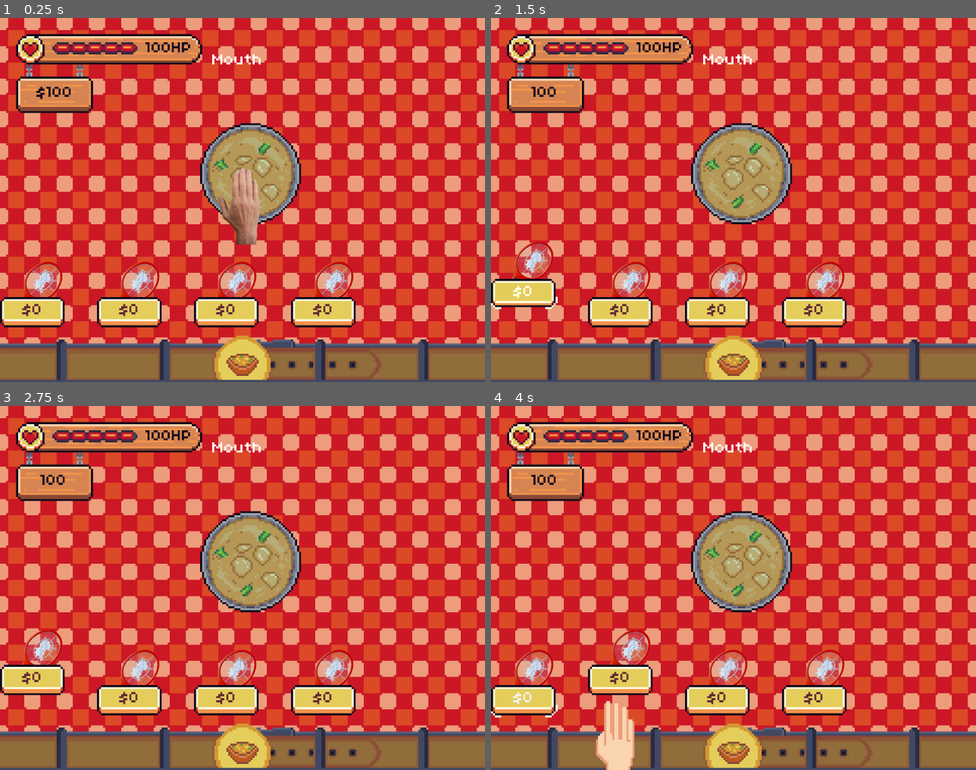
Above: before the commit, frames 1-4 (two rows, left to right).
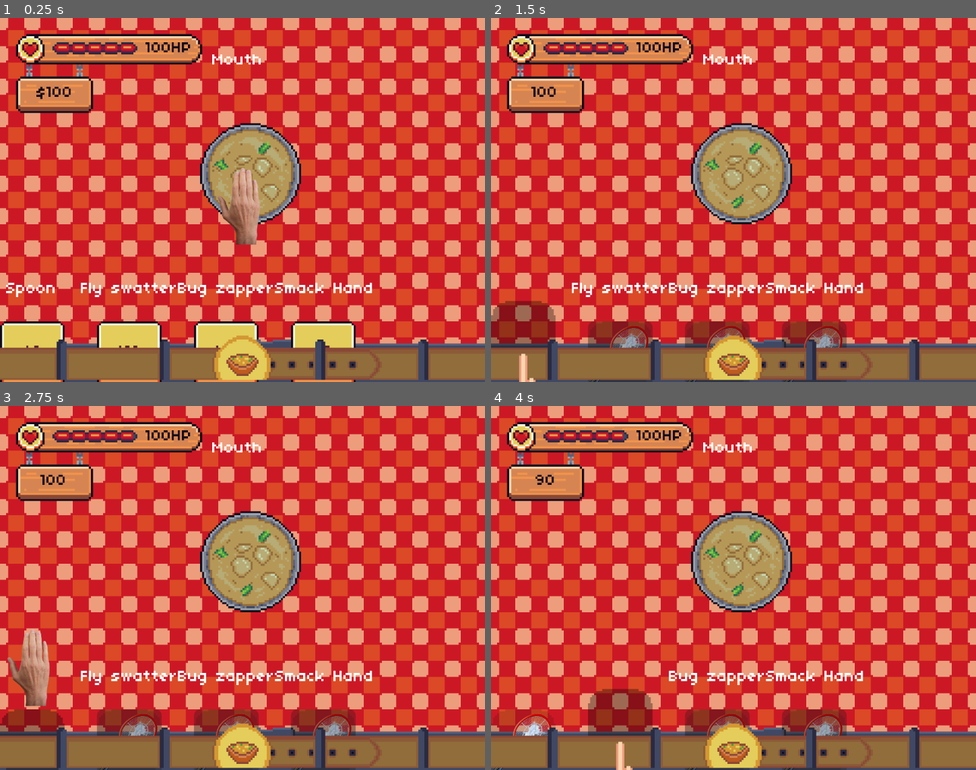
Above: after the commit, the same moments.

Repository: mattismoel/rage-room
Game: Godot game, scene res://scenes/game.tscn
Two runs of this game, one before a commit and one after it. Both use one fixed random seed, a clock stepped at 60 frames per second and the inputs below. The engine's default icon, where the game draws it, is replaced by a stand-in: a white triangle on a blue panel in a dark square.
Inputs (mouse positions are in pixels of both pictures, inside the frame that each line leads up to; where the layout moved, square brackets give the same spot in the first picture):
- Up to frame 1 (0.25 s): no input
- Up to frame 2 (1.5 s): click (524, 294) at 0.52 s; click "$0" at 1.25 s
- Up to frame 3 (2.75 s): click (33, 660) at 2.02 s
- Up to frame 4 (4 s): click (524, 740) [524, 679] at 2.75 s; click (621, 740) at 3.5 s, where only the run after the commit has a clickable "$10"

The runs differ from the first frame. In frame 1, 10% of the frame differs, in the area x 0-77%, y 67-100%; in frame 2, 11%; in frame 3, 10%; in frame 4, 11%, in the area x 0-77%, y 18-100%.

Commit message:
added tooltip to inventory + ability to unequip equipment

Diff:
--- a/scenes/game.gd
+++ b/scenes/game.gd
@@ -23,11 +23,15 @@
 	var bought := _currency_component.attempt_purchase(entry.cost)
 	if !bought: return
 	_inventory_component.unlock_entry(entry)
+	_game_ui.inventory.unlock_slot(entry)
 
 func _on_entry_selected(entry: EquipmentEntry) -> void:
-	_inventory_component.equip(entry)
-	_hand.set_equipment(entry)
-	_game_ui.cursor.hide()
+	if _inventory_component.current_equipment() != null:
+		_inventory_component.unequip()
+		_game_ui.inventory.populate_slot(entry)
+	else:
+		_inventory_component.equip(entry)
+		_game_ui.inventory.vacate_slot(entry)
 
 func _on_health_changed(new_health: float) -> void:
 	_game_ui.update_health(new_health)
--- a/scenes/game.tscn
+++ b/scenes/game.tscn
@@ -163,7 +163,6 @@
 
 [node name="HealthComponent" type="Node" parent="PlayerLayer/Player"]
 script = ExtResource("12_trtic")
-metadata/_custom_type_script = "uid://dmds87a1jnvh0"
 
 [node name="Hand" parent="PlayerLayer/Player" instance=ExtResource("2_kvpfn")]
 
--- a/scenes/inventory.tscn
+++ b/scenes/inventory.tscn
@@ -56,8 +56,8 @@
 anchor_top = 1.0
 anchor_right = 1.0
 anchor_bottom = 1.0
-offset_top = -60.0
-offset_bottom = 4.0
+offset_top = -30.0
+offset_bottom = -4.0
 grow_horizontal = 2
 grow_vertical = 0
 theme_override_constants/separation = 16
--- a/scenes/inventory/inventory.gd
+++ b/scenes/inventory/inventory.gd
@@ -14,7 +14,6 @@
 func set_equipment_entries(entries: Array[EquipmentEntry]) -> void:
 	for entry in entries:
 		var slot: InventorySlot = _inventory_slot_scene.instantiate()
-		_slot_container.add_child(slot)
 
 		slot.set_entry(entry)
 
@@ -23,11 +22,25 @@
 		slot.mouse_exited.connect(func(): entry_exited.emit(entry))
 		slot.selected.connect(func(): entry_selected.emit(entry))
 
-func select_entry(new_entry: EquipmentEntry) -> void:
-	if !new_entry.is_unlocked: return
+		_slot_container.add_child(slot)
+		_slots.append(slot)
 
+func unlock_slot(entry: EquipmentEntry) -> void:
 	for slot in _slots:
-		if slot.entry != new_entry: continue
-		slot.set_entry(new_entry)
+		if slot.entry != entry: continue
+		slot.unlock()
+	vacate_slot(entry)
 
-	entry_selected.emit(new_entry)
+func vacate_slot(entry: EquipmentEntry) -> void:
+	for slot in _slots:
+		slot.disable()
+		if slot.entry != entry: continue
+		slot.enable()
+		#slot.animation_disabled = true
+		slot.clear()
+
+func populate_slot(entry: EquipmentEntry) -> void:
+	for slot in _slots:
+		slot.enable()
+		if slot.entry != entry: continue
+		slot.set_entry(entry)
--- a/scenes/inventory/inventory_component.gd
+++ b/scenes/inventory/inventory_component.gd
@@ -41,20 +41,20 @@
 	if replaced_entry != null: _equipment.append(replaced_entry)
 	_current_equipment = null
 
-	unequipped_entry.emit()
+	unequipped_entry.emit(replaced_entry)
 	return replaced_entry
 
-## Unlocks the input entry and equips it.
-func unlock_entry(entry: EquipmentEntry, should_equip: bool = true) -> void:
+## Unlocks the input entry and equips it
+func unlock_entry(entry: EquipmentEntry, should_equip: bool = true):
 	entry.unlock()
 	unlocked_entry.emit(entry)
 	equip(entry)
 
-func deselect_all() -> void:
-	if _current_equipment != null:
-		unequip()
-
-	selection_cleared.emit()
+#func deselect_all() -> void:
+	#if _current_equipment != null:
+		#unequip()
+#
+	#selection_cleared.emit()
 
 func get_equipment_entries() -> Array[EquipmentEntry]:
 	return _equipment
--- a/scenes/inventory/inventory_slot.gd
+++ b/scenes/inventory/inventory_slot.gd
@@ -5,7 +5,7 @@
 signal bought
 signal selected
 
-signal changed_equipment(slot: InventorySlot)
+#signal changed_equipment(slot: InventorySlot)
 
 @export var _texture: Texture:
 	set(v):
@@ -16,16 +16,13 @@
 @export var _title_label: Label
 @export var _item_texture: TextureRect
 
-## Unable to use animation player because of this issue:
-## https://github.com/godotengine/godot/issues/104964
 @export var _animation_player: AnimationPlayer
-
 @export var _select_button: Button
 @export var _buy_button: Button
 
+var animation_disabled: bool = false
+
 var entry: EquipmentEntry
-
-var debug_float: float = 0
 
 func _ready() -> void:
 	_buy_button.pressed.connect(bought.emit)
@@ -36,33 +33,39 @@
 
 func unlock() -> void:
 	_buy_button.hide()
-	_select_button.disabled = false
 
 func set_entry(new_entry: EquipmentEntry):
-	if entry == null: return clear()
+	if new_entry == null: return clear()
 	entry = new_entry
 
+	_item_texture.show()
 	_title_label.text = entry.name
 	_buy_button.text = "$%d" % entry.cost
-	# _item_texture.hide()
 
 	if !entry.is_unlocked:
 		_select_button.disabled = true
 
 func clear():
 	_title_label.text = ""
-	entry = null
+	_item_texture.hide()
 
-func _on_pressed():
-	changed_equipment.emit(self)
+func disable():
+	_select_button.disabled = true
+	_buy_button.disabled = true
+	animation_disabled = true
+
+func enable():
+	_select_button.disabled = false
+	_buy_button.disabled = false
+	animation_disabled = false
 
 func _on_mouse_entered() -> void:
 	## Pop-up animation
+	if animation_disabled: return
 	_animation_player.play("focus")
-	#position.x = position.x
 	pass
 
 func _on_mouse_exited() -> void:
 	## Pop-down animation.
+	if animation_disabled: return
 	_animation_player.play("unfocus")
-	pass
--- a/scenes/inventory/inventory_slot.tscn
+++ b/scenes/inventory/inventory_slot.tscn
@@ -1,6 +1,7 @@
-[gd_scene load_steps=12 format=3 uid="uid://cya45llykdujp"]
+[gd_scene load_steps=13 format=3 uid="uid://cya45llykdujp"]
 
 [ext_resource type="Script" uid="uid://bxcl32ibl8vgx" path="res://scenes/inventory/inventory_slot.gd" id="1_5agom"]
+[ext_resource type="Texture2D" uid="uid://357l16nln1ge" path="res://assets/inventory_slot.png" id="2_c7w7p"]
 [ext_resource type="Texture2D" uid="uid://bx5l7h32g5k41" path="res://assets/equipment/bug_zapper.png" id="2_u6pog"]
 
 [sub_resource type="StyleBoxEmpty" id="StyleBoxEmpty_c00wg"]
@@ -27,6 +28,18 @@
 "update": 0,
 "values": [Vector2(0, 0)]
 }
+tracks/1/type = "value"
+tracks/1/imported = false
+tracks/1/enabled = true
+tracks/1/path = NodePath("../../ToolTip:modulate")
+tracks/1/interp = 1
+tracks/1/loop_wrap = true
+tracks/1/keys = {
+"times": PackedFloat32Array(0),
+"transitions": PackedFloat32Array(1),
+"update": 0,
+"values": [Color(1, 1, 1, 1)]
+}
 
 [sub_resource type="Animation" id="Animation_u6pog"]
 resource_name = "focus"
@@ -42,6 +55,18 @@
 "update": 0,
 "values": [Vector2(0, 0), Vector2(0, -10)]
 }
+tracks/1/type = "value"
+tracks/1/imported = false
+tracks/1/enabled = true
+tracks/1/path = NodePath("../../ToolTip:modulate")
+tracks/1/interp = 1
+tracks/1/loop_wrap = true
+tracks/1/keys = {
+"times": PackedFloat32Array(0, 0.133333),
+"transitions": PackedFloat32Array(1, 1),
+"update": 0,
+"values": [Color(1, 1, 1, 0), Color(1, 1, 1, 1)]
+}
 
 [sub_resource type="Animation" id="Animation_c7w7p"]
 resource_name = "unfocus"
@@ -56,6 +81,18 @@
 "transitions": PackedFloat32Array(0.098073, 0.129408),
 "update": 0,
 "values": [Vector2(0, -10), Vector2(0, 0)]
+}
+tracks/1/type = "value"
+tracks/1/imported = false
+tracks/1/enabled = true
+tracks/1/path = NodePath("../../ToolTip:modulate")
+tracks/1/interp = 1
+tracks/1/loop_wrap = true
+tracks/1/keys = {
+"times": PackedFloat32Array(0, 0.233333),
+"transitions": PackedFloat32Array(1, 1),
+"update": 0,
+"values": [Color(1, 1, 1, 1), Color(1, 1, 1, 0)]
 }
 
 [sub_resource type="AnimationLibrary" id="AnimationLibrary_0uvgv"]
@@ -73,7 +110,7 @@
 offset_right = 32.0
 offset_bottom = 32.3491
 script = ExtResource("1_5agom")
-_title_label = NodePath("MovableOnHover/TitleLabel")
+_title_label = NodePath("ToolTip/Container/TitleLabel")
 _item_texture = NodePath("MovableOnHover/SelectButton/EquipmentSprite")
 _animation_player = NodePath("AnimationPlayer")
 _select_button = NodePath("MovableOnHover/SelectButton")
@@ -81,17 +118,20 @@
 
 [node name="MovableOnHover" type="Control" parent="."]
 layout_mode = 1
-anchors_preset = 0
-offset_right = 32.0
+anchors_preset = 5
+anchor_left = 0.5
+anchor_right = 0.5
+offset_left = -16.0
+offset_right = 16.0
 offset_bottom = 32.0
+grow_horizontal = 2
 mouse_filter = 1
 
 [node name="SelectButton" type="Button" parent="MovableOnHover"]
 custom_minimum_size = Vector2(32, 32)
 layout_mode = 1
-offset_top = 0.349066
 offset_right = 32.0
-offset_bottom = 32.3491
+offset_bottom = 32.0
 size_flags_vertical = 0
 mouse_filter = 1
 mouse_default_cursor_shape = 2
@@ -100,20 +140,19 @@
 theme_override_styles/hover = SubResource("StyleBoxEmpty_u6pog")
 theme_override_styles/pressed = SubResource("StyleBoxEmpty_c7w7p")
 theme_override_styles/normal = SubResource("StyleBoxEmpty_0uvgv")
+disabled = true
+icon = ExtResource("2_c7w7p")
 
 [node name="EquipmentSprite" type="TextureRect" parent="MovableOnHover/SelectButton"]
 layout_mode = 1
 anchors_preset = 15
 anchor_right = 1.0
 anchor_bottom = 1.0
-offset_left = 1.0
-offset_top = -1.69813
-offset_right = 1.0
-offset_bottom = -1.69813
 grow_horizontal = 2
 grow_vertical = 2
 rotation = 0.0776194
 scale = Vector2(1.0364, 1.0364)
+mouse_filter = 2
 texture = ExtResource("2_u6pog")
 expand_mode = 2
 stretch_mode = 5
@@ -123,20 +162,32 @@
 anchors_preset = 15
 anchor_right = 1.0
 anchor_bottom = 1.0
-offset_top = 18.0
-offset_bottom = 1.0
 grow_horizontal = 2
 grow_vertical = 2
 mouse_filter = 1
 mouse_default_cursor_shape = 2
 text = "$0"
 
-[node name="TitleLabel" type="Label" parent="MovableOnHover"]
-visible = false
+[node name="ToolTip" type="Control" parent="."]
 layout_mode = 1
-offset_top = 34.3491
-offset_right = 32.0
-offset_bottom = 42.3491
+anchors_preset = 10
+anchor_right = 1.0
+offset_top = -20.3491
+offset_bottom = -20.3491
+grow_horizontal = 2
+mouse_filter = 2
+
+[node name="Container" type="VBoxContainer" parent="ToolTip"]
+layout_mode = 1
+anchors_preset = 10
+anchor_right = 1.0
+offset_bottom = 8.0
+grow_horizontal = 2
+mouse_filter = 2
+
+[node name="TitleLabel" type="Label" parent="ToolTip/Container"]
+layout_mode = 2
+size_flags_vertical = 0
 text = "Name"
 horizontal_alignment = 1
 
Binary file added: assets/inventory_slot.png
Not shown, added: assets/inventory_slot.png.import
Not shown: 1 places in scenes/game.tscn that only renumber resources
